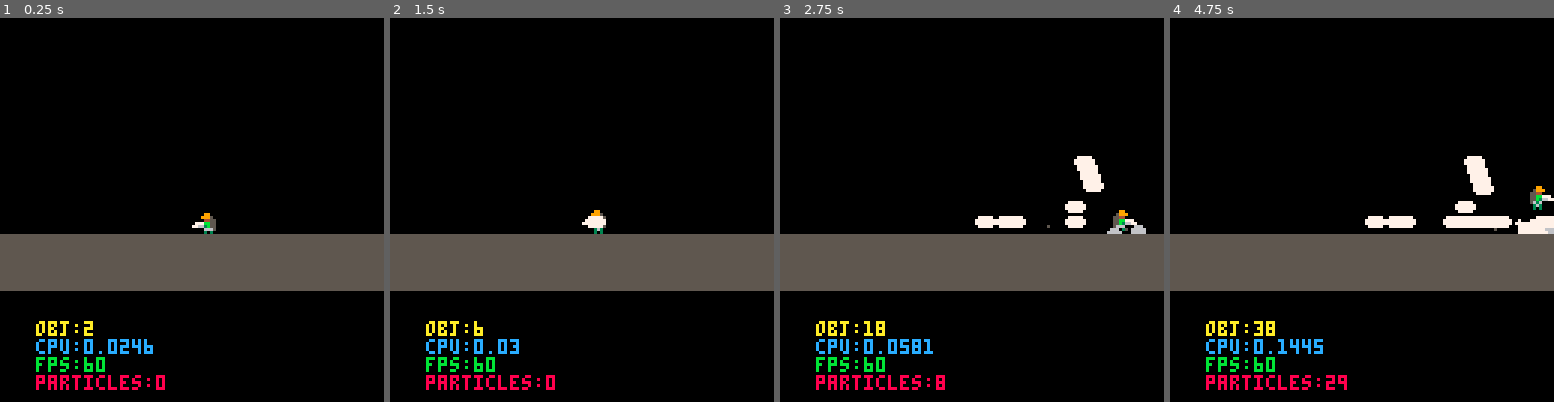
Above: before the commit, frames 1-4 (left to right).
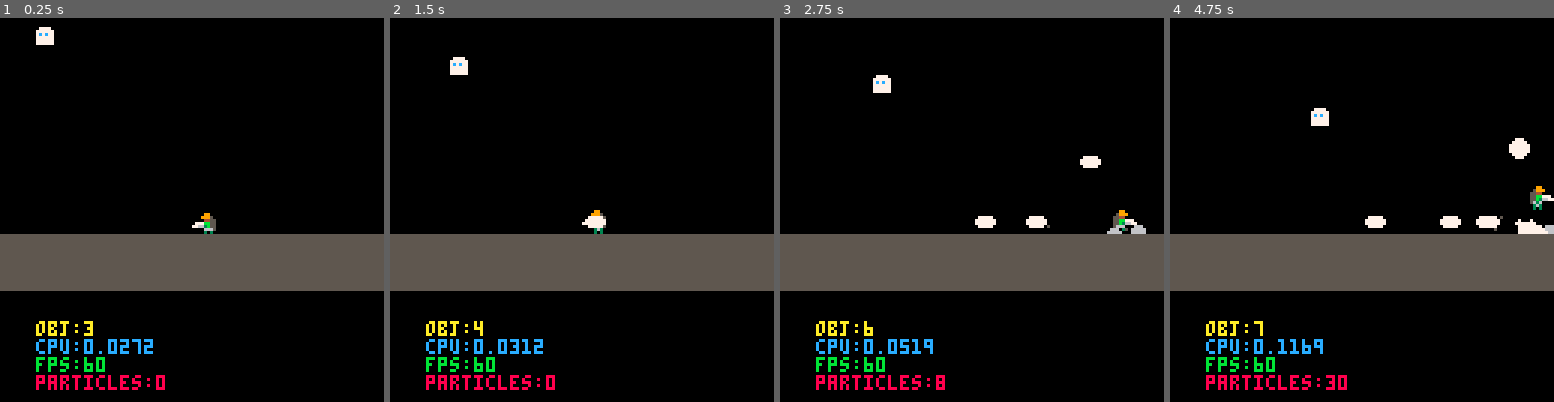
Above: after the commit, the same moments.

Repository: TThanushan/spirico
Game: PICO-8 cartridge spirico.p8
Two runs of this game, one before a commit and one after it. Both use one fixed random seed, a clock stepped at 60 frames per second and the inputs below.
Inputs:
- Up to frame 1 (0.25 s): no input
- Up to frame 2 (1.5 s): tap X (X key) at 0.33, 1.07 s; tap O (Z key) at 0.7 s
- Up to frame 3 (2.75 s): hold Right 1.6-2.1 s; tap O (Z key) at 1.7, 2.1, 2.5 s; tap X (X key) at 1.85 s; hold Up 2.15-2.42 s; hold Right from 2.47 s (still down)
- Up to frame 4 (4.75 s): tap O (Z key) every 0.4 s from 2.9 to 4.5 s; tap X (X key) at 2.97, 4.08 s; release Right at 3.03 s; hold Left 3.08-3.58 s; hold Right 4.02-4.68 s; hold Up from 4.73 s (still down)

The runs differ from the first frame. In frame 1, 0.3% of the frame differs, in the area x 9-40%, y 2-87%; in frame 2, 0.4%; in frame 3, 1.5%; in frame 4, 2.0%, in the area x 21-100%, y 23-97%.

Commit message:
Added enemies, need to fix bugs

Diff:
--- a/spirico.p8
+++ b/spirico.p8
@@ -16,6 +16,7 @@
 local main_camera
 local gameobjects = {}
 local game_state = 'game'
+local whiteframe = false
 function _init()
     start()
 end
@@ -67,6 +68,7 @@
     update_all_gameobject()
     do_camera_shake()
     update_part()
+    whiteframe_update()
 end
 
 function draw_game()
@@ -95,7 +97,11 @@
     make_player()
     main_camera = make_gameobject(32, 32, 'camera', {newposition = {x=0, y=0}})
 
-end
+    -- remove
+    make_enemy(10, 0, 1, 2, 10, {running = {64, 65, 66, 65}})
+end
+
+
 
 function do_camera_shake()
     if abs(shkx)<0.1 then
@@ -127,8 +133,8 @@
         c_sprite=1,
         dx=0,
         dy=1,
-        weapong_info = {bullet_sprite = 49, name = 'pistol', attack_speed = 1,
-            move_speed = 10, damage = 1, target = nil},
+        weapong_info = {reload_time = 0, bullet_sprite = 49, name = 'pistol', attack_speed = 0.5,
+            move_speed = 10, damage = 1},
         state = 'idle',
         sfx_playing = false,
         look_to_left = true,
@@ -158,15 +164,19 @@
                 self.state = 'idle'
             end
             if btn(4) then
-                self:shoot()
-            end
-        end,
-        shoot = function(self)
-            local direction = 1
-            if self.look_to_left then direction = -1 end
-            local bullet = make_bullet(self.x, self.y, 1, 0, self.weapong_info.move_speed, self.weapong_info.bullet_sprite,
-                {x=self.x+1*direction, y=self.y}, 'bullet')
-            -- bullet:set_target({x=self.x+10*direction, y=self.y})
+                self:shoot(self.x+60, self.y)
+            end
+        end,
+        shoot = function(self, _x, _y)
+            if self.weapong_info.reload_time < time() then
+                self.weapong_info.reload_time = time()+self.weapong_info.attack_speed
+                local direction = 1
+                if self.look_to_left then direction = -1 end
+                local bullet = make_bullet(self.x, self.y, {x=_x*direction, y=_y}, 1, 0, self.weapong_info.move_speed, self.weapong_info.bullet_sprite,
+                    'bullet')
+
+            end
+
         end,
         update_sprite = function(self)
             local table = self.sprites.idle
@@ -183,11 +193,16 @@
         draw_sprite = function(self)
             spr(self.c_sprite, self.x+shkx, self.y+shky, 1, 1, self.look_to_left)
         end,
-        player_sounds = function(self)
+        player_sounds = function (self)
             if self.state == 'running' and self.grounded and self.timer.walk_sfx_timer < time() then
                 sfx(3)
                 self.timer.walk_sfx_timer = time() + 0.5
             end
+        end,
+        take_damage = function (self, damage)
+            self.current_health -= damage
+            sfx(4)
+            whiteframe = true
         end,
         jump=function(self)
             self.grounded = false
@@ -247,62 +262,132 @@
     player = _player
 end
 
--- the y axis has a default value,
-function acccurate_distance(current, target, yaxis)
-    -- if current == nil or target == nil then return nil end
-    local x0, y0, x1, y1 = current.x/100, current.y/100, target.x/100, current.y/100
-    if yaxis != nil and yaxis == true then y1 = target.y/100 end
-    return sqrt((x1 - x0)^2+(y1 - y0)^2)*100
-end
 
 
 function distance(current, target)
-    local x0, x1 = current.x/100, target.x/100
-    return abs((x1 - x0)*100)
+    return sqrt((target.x - current.x)^2 + (target.y - current.y)^2)
+end
+
+function closest_obj(target, tag)
+  local dist=0
+  local shortest_dist=32000
+  local closest=nil
+
+  for obj in all(gameobjects) do
+      if(obj:get_tag() == tag) then
+        dist = distance(target, obj)
+        if(dist < shortest_dist) then
+          closest = obj
+          shortest_dist = dist
+        end
+      end
+
+  end
+  return closest
+end
+
+
+function make_enemy (x, y, damage, health, move_speed, sprites)
+    local enemy = make_gameobject(x, y, 'enemy', {
+        damage = damage,
+        health = health,
+        move_speed = move_speed,
+        c_sprite = 0,
+        sprites = sprites,
+        attack_info = {range = 2, attack_speed = 1},
+        target = player,
+
+        enemy_collision_check = function (self)
+            if distance(self, self.target) < self.attack_info.range then
+                self:attack()
+            end
+        end,
+
+        attack = function (self)
+            self.target:take_damage(self.damage)
+        end,
+        move = function (self)
+            move_toward(self, self.target, self.move_speed)
+        end,
+        take_damage = function (self, damage)
+            self.current_health -= damage
+
+        end,
+        update_sprite = function(self)
+            local table = self.sprites.idle
+            local speed = 2
+
+            table = self.sprites.running
+            speed = self.move_speed*6
+
+            local n = flr(time()*speed%#table)+1
+            self.c_sprite = table[n]
+        end,
+        draw_sprite = function(self)
+            spr(self.c_sprite, self.x+shkx, self.y+shky, 1, 1, self.look_to_left)
+        end,
+        update = function (self)
+            self:update_sprite()
+            self:move()
+        end,
+        draw = function (self)
+            self:draw_sprite()
+        end
+
+    })
+
+    add()
+    return enemy
+end
+
+function whiteframe_update()
+    if whiteframe == true then
+        rectfill(-100,-100, 200, 200, 8)
+        whiteframe = false
+    end
 end
 
 -- ##bullet
-function make_bullet(x, y, damage, backoff, move_speed, sprite, target, tag)
+function make_bullet(x, y, direction, damage, backoff, move_speed, sprite, tag)
   local bullet = make_gameobject (x, y, tag, {
     damage=damage,
     move_speed=move_speed,
     sprite=sprite,
-    target=target,
-    direction={x=target.x, y=target.y},
+    range = 1,
+    backoff = backoff,
+    direction=direction,
     out_of_screen = function (self)
-        if (self.x < 0 or self.x > 128) or (self.y < 0 or self.y > 128) then
-            self:explode()
-            self:disable()
-        end
-    end,
-    set_target=function(self, target)
-      self.target = target
-      self.direction={x=target.x, y=target.y}
+        if (self.x < 8 or self.x > 118) or (self.y < 0 or self.y > 118) then
+            self:destroy()
+        end
     end,
     explode=function(self)
       hit_part(self.x, self.y,{7, 6, 5})
+      sfx(1)
       -- if self.target:get_tag() !='player' then sfx(0) end
     end,
-    move_straight=function(self)
-      -- move_toward(self, {x=self.direction.x, y=self.y}, self.move_speed)
-      -- if(distance(self, self.target) >= 80) then self:explode() self:disable() end
+    destroy = function (self)
+        self:explode()
+        self:disable()
+    end,
+    enemy_collision_check = function (self)
+        local enemy = closest_obj(self, 'enemy')
+
+        if enemy != nil and distance(self, enemy) < self.range then
+            enemy:take_damage(self.damage)
+            -- enemy backoff
+            move_toward(self.target, self, -self.backoff)
+
+            self:destroy()
+        end
     end,
     update=function(self)
-        -- if self.target:is_alive() == false then self:disable() end
-        -- self.move_speed *= 0.98
-        self:move_straight()
         self:out_of_screen()
-        -- if(distance(self, self.target) <= 5) then
+        self:enemy_collision_check()
+        move_toward(self, self.direction, self.move_speed)
+
             -- backoff the target
-            -- move_toward(self.target, self, -backoff)
-
-            -- self.target:take_damage(damage)
-
-            -- self:explode()
-            -- self:disable()
-            -- elseif self.target:is_alive() == false then
-            -- self:disable()
-        -- end
+        -- move_toward(self.target, self, -self.backoff)
     end,
     draw=function(self)
 
@@ -317,26 +402,38 @@
 
 end
 
-function accurate_move_toward(current, target, move_speed)
+function closest_obj(target, tag)
+  local dist=0
+  local shortest_dist=32000
+  local closest=nil
+
+  for obj in all(gameobjects) do
+      if(obj:get_tag() == tag) then
+        dist = distance(target, obj)
+        if(dist < shortest_dist) then
+          closest = obj
+          shortest_dist = dist
+        end
+      end
+
+  end
+  return closest
+end
+
+
+
+function move_toward(current, target, move_speed)
     if(move_speed == 0) then move_speed = 1 end
 
     local dist= distance(current, target)
-    if dist < 1 then return end
     local direction_x = (target.x - current.x) / 60 * move_speed
     local direction_y = (target.y - current.y) / 60 * move_speed
-    current.x += direction_x / dist
-    current.y += direction_y / dist
-    return current.x, current.y
-end
-
-function move_toward(current, target, move_speed)
-    if(move_speed == 0) then move_speed = 1 end
-
-    local dist= distance(current, target)
-    if dist < 1 then return end
-    local direction_x = (target.x - current.x) / 60 * move_speed
-    current.x += direction_x / dist
-    return current.x, current.y
+
+    if(dist > 0) then
+        current.x += direction_x / dist
+        current.y += direction_y / dist
+    end
+    return current.x, y
 end
 
 function shake_camera(power)
Not shown, changed: 21 lines of the sprite sheet (__gfx__) section of spirico.p8
Not shown, changed: the sound effects (__sfx__) section of spirico.p8
